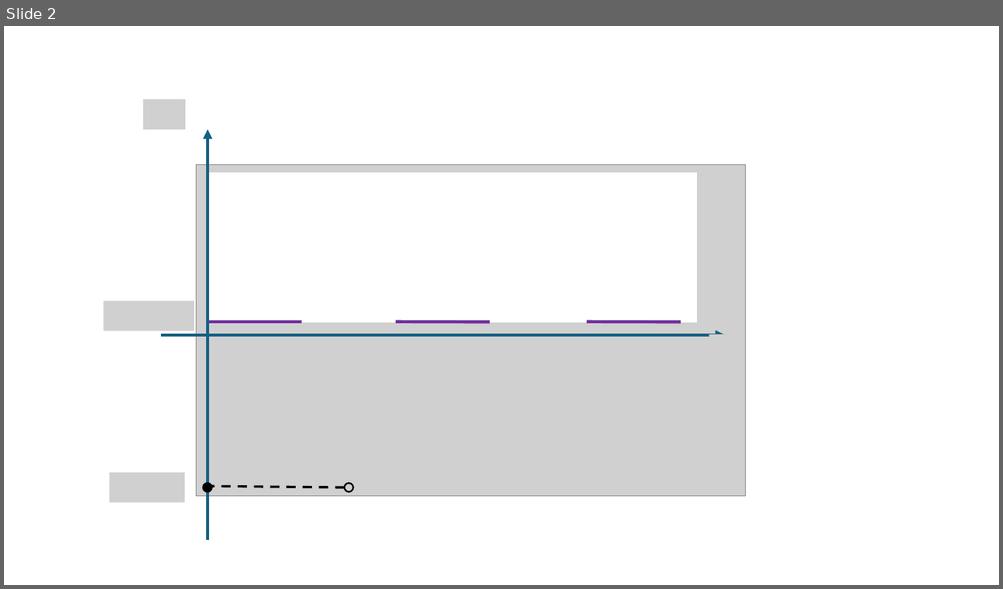
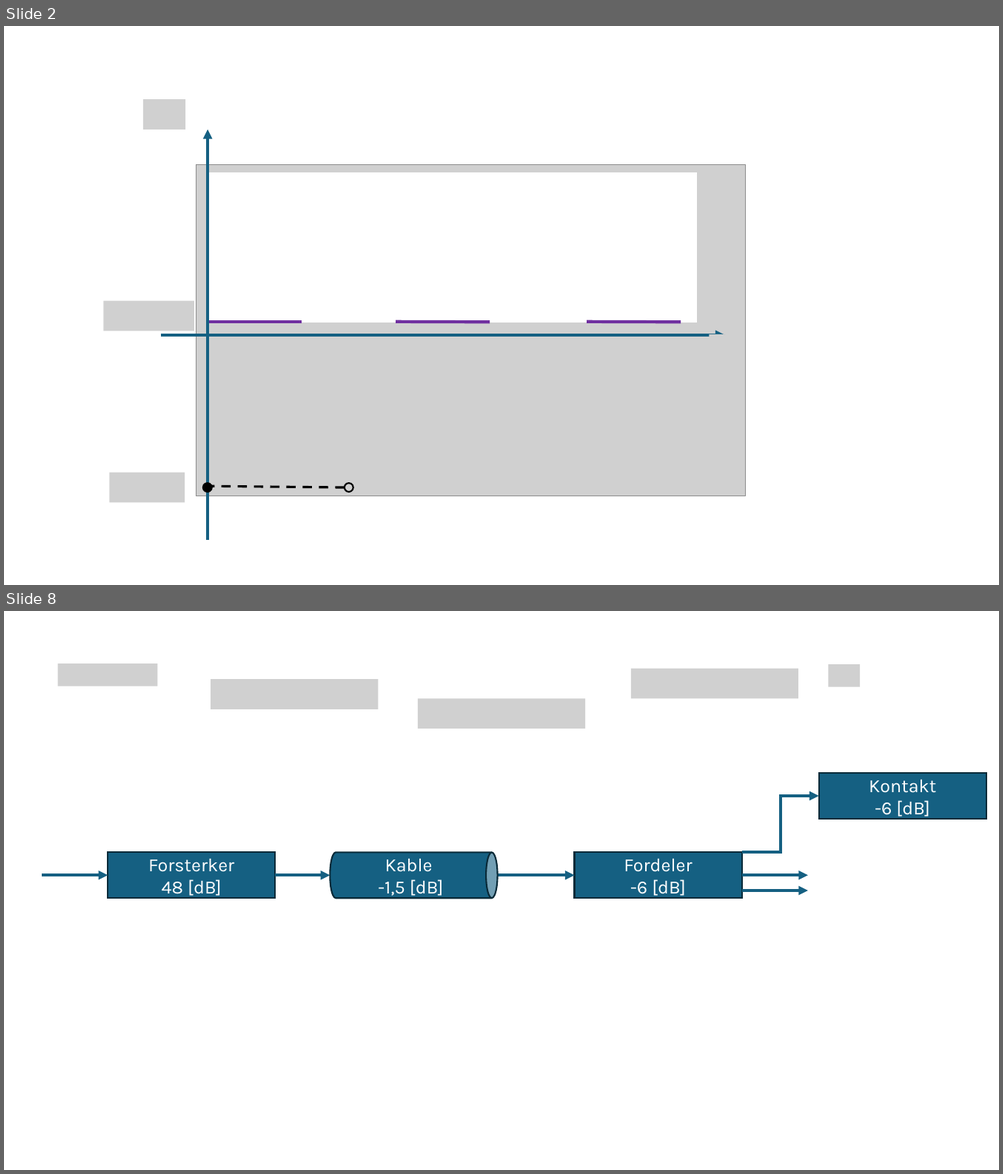
Before and after one commit to cmbNor/elektroniske_systemer, a slide deck: Kompendie/tegnOgSymboler/figurer og symboler.pptx. Shown one above the other, each under a label of ours: slide 2 before the commit, slides 2 and 8 after it; the slides between them are not shown. The pictures are 1003x589 and 1003x1174 pixels, drawn with LibreOffice and Linux fonts; fonts in the diff are those of the drawing; grey boxes stand for pictures. Boxes give left, top, right and bottom in pixels: in the first picture for what was removed or moved away, otherwise in the second. Text is boxed around its words. In the diff, an @@ line names an element or a change of style, - is before the commit and + after.

```diff
--- a/Kompendie/tegnOgSymboler/figurer og symboler.pptx
+++ b/Kompendie/tegnOgSymboler/figurer og symboler.pptx
@@ slide 8 added at bbox=[4, 611, 999, 1170], background #FFFFFF @@
@@ picture added at bbox=[58, 664, 158, 686] @@
@@ picture added at bbox=[631, 669, 798, 698] @@
@@ picture added at bbox=[828, 665, 859, 687] @@
@@ picture added at bbox=[210, 680, 378, 709] @@
@@ picture added at bbox=[418, 698, 584, 728] @@
@@ rectangle added at bbox=[819, 774, 986, 819], fill #156082, outline #092A39 1.5 pt, 18 pt, text #FFFFFF @@
+Kontakt
+-6 [dB]
@@ elbow arrow added from (742, 853) to (819, 796), #156082 3 pt @@
@@ rectangle added at bbox=[108, 853, 275, 898], fill #156082, outline #092A39 1.5 pt, 18 pt, text #FFFFFF @@
+Forsterker
+48 [dB]
@@ cylinder added at bbox=[330, 852, 497, 898], fill #156082, outline #092A39 1.5 pt, 18 pt, text #FFFFFF @@
+Kable
+-1,5 [dB]
@@ rectangle added at bbox=[574, 853, 741, 898], fill #156082, outline #092A39 1.5 pt, 18 pt, text #FFFFFF @@
+Fordeler
+-6 [dB]
@@ arrow added from (42, 875) to (108, 875), #156082 3 pt @@
@@ arrow added from (275, 875) to (330, 875), #156082 3 pt @@
@@ arrow added from (486, 875) to (574, 875), #156082 3 pt @@
@@ arrow added from (742, 875) to (808, 875), #156082 3 pt @@
@@ arrow added from (742, 891) to (808, 891), #156082 3 pt @@
```
Also in this commit, not shown: 5 other slides added, 14 other files.
